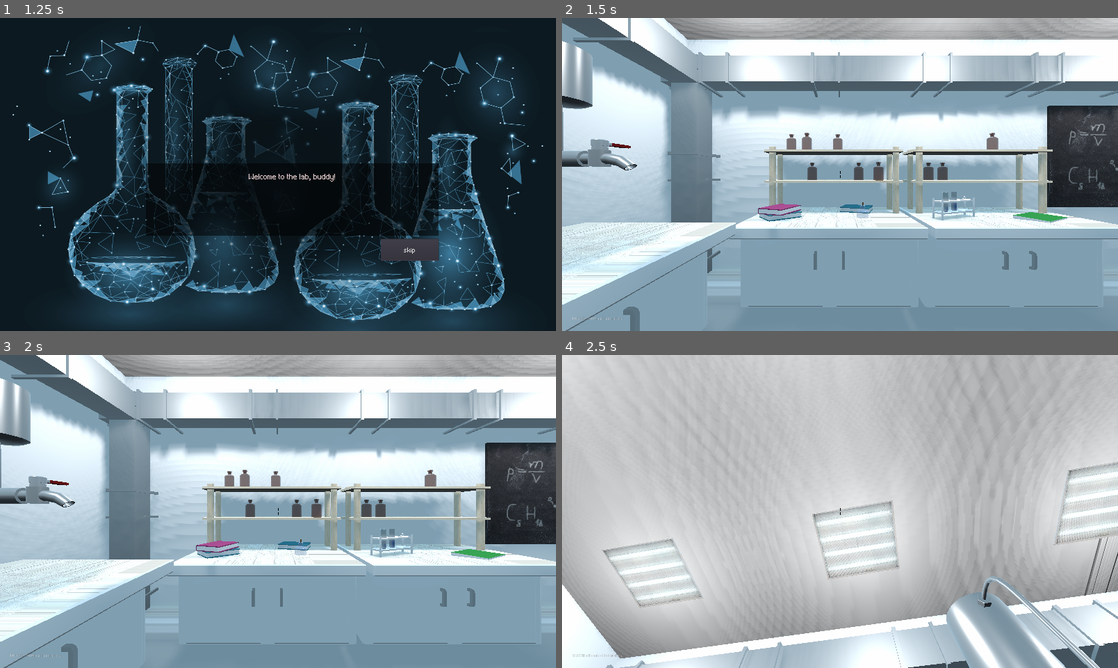
Above: before the commit, frames 1-4 (two rows, left to right).
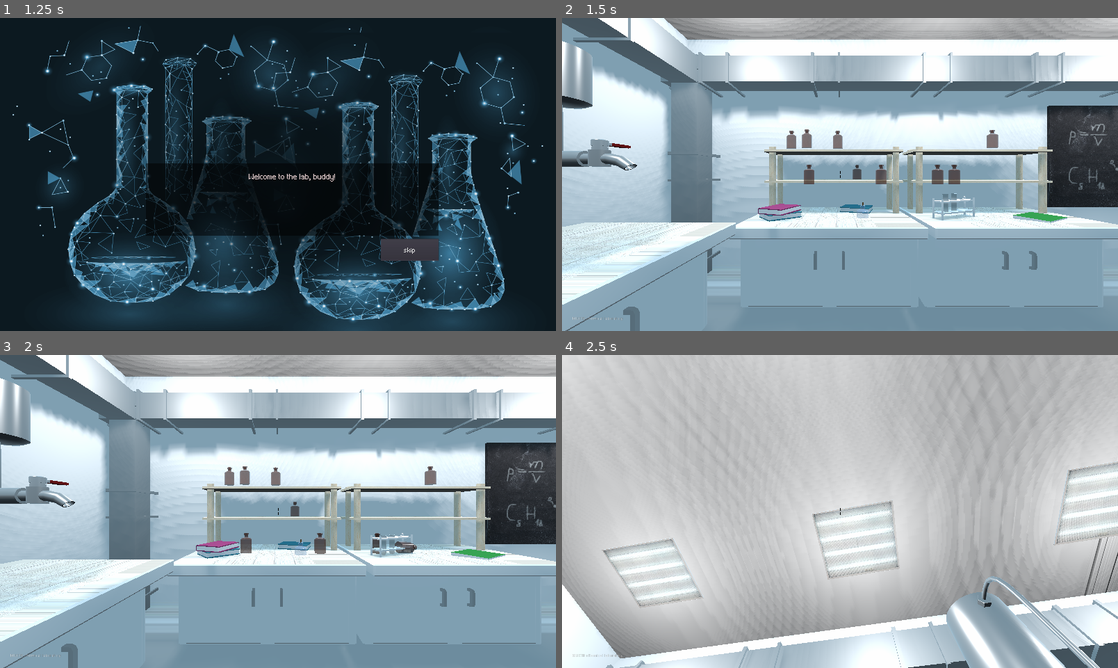
Above: after the commit, the same moments.

Repository: AlinaRinn/ChemLab
Game: Godot game, scene res://scenes/main/main_menu.tscn
Two runs of this game, one before a commit and one after it. Both use one fixed random seed, a clock stepped at 60 frames per second and the inputs below.
Inputs (mouse positions are in pixels of both pictures, inside the frame that each line leads up to):
- Up to frame 1 (1.25 s): click "Лаборатория 1" at 0.5 s
- Up to frame 2 (1.5 s): click "skip" at 1.25 s
- Up to frame 3 (2 s): no input
- Up to frame 4 (2.5 s): move the mouse to (867, 511) at 2.02 s

Frame 1 is identical in both runs. In frame 2, 0.7% of the frame differs, in the area x 40-79%, y 35-62%; in frame 3, 1.0%, in the area x 40-79%, y 35-64%; in frame 4, nothing differs.
Error after the commit: Invalid set index 'visible' (on base: 'null instance') with value of type 'bool'. (res://scripts/objects/interactive/tube.gd:45)

Commit message:
Added physics to tube and bottle

Diff:
--- a/objects/interactive/bottle.tscn
+++ b/objects/interactive/bottle.tscn
@@ -8,23 +8,23 @@
 [sub_resource type="BoxShape" id=1]
 extents = Vector3( 0.162647, 0.208818, 0.165549 )
 
-[node name="bottle" type="Spatial"]
+[node name="bottle" type="RigidBody"]
+gravity_scale = 0.8
 script = ExtResource( 2 )
 
-[node name="StaticBody" type="StaticBody" parent="."]
-
-[node name="CollisionShape" type="CollisionShape" parent="StaticBody"]
+[node name="CollisionShape" type="CollisionShape" parent="."]
 transform = Transform( 1, 0, 0, 0, 1.24926, 0, 0, 0, 1, 0.0165066, 0.255275, 0.0303024 )
 shape = SubResource( 1 )
 
-[node name="MeshInstance" type="MeshInstance" parent="StaticBody/CollisionShape"]
+[node name="MeshInstance" type="MeshInstance" parent="CollisionShape"]
 transform = Transform( 1, 0, 0, 0, 0.800474, 0, 0, 0, 1, -3.57195, -3.37086, 4.00961 )
 mesh = ExtResource( 1 )
-skeleton = NodePath("../../..")
+skeleton = NodePath("")
 material/0 = ExtResource( 3 )
 
 [node name="interaction" parent="." instance=ExtResource( 4 )]
 transform = Transform( 0.172918, 0, 0, 0, 0.325296, 0, 0, 0, 0.165751, 0.0177526, 0.272175, 0.0295882 )
+visible = false
 label = "Бутылка"
 right_click_action = "take"
 right_click_label = "Взять"
--- a/objects/interactive/tube.tscn
+++ b/objects/interactive/tube.tscn
@@ -7,7 +7,7 @@
 [ext_resource path="res://objects/elements/water.tscn" type="PackedScene" id=5]
 
 [sub_resource type="BoxShape" id=1]
-extents = Vector3( 0.111432, 0.28669, 0.105521 )
+extents = Vector3( 0.138315, 0.28669, 0.131997 )
 
 [sub_resource type="Animation" id=3]
 resource_name = "drug"
@@ -19,43 +19,40 @@
 tracks/0/enabled = true
 tracks/0/keys = PoolRealArray( 0, 1, 0, 0, 0, 0, 0, 0, 1, 1, 1, 1, 1, 1, 0, 0.300043, 0, 0, 0, 0, 1, 1, 1, 1 )
 
-[node name="tube" type="Spatial"]
-transform = Transform( 1, 0, 0, 0, 1, 0, 0, 0, 1, 0, 0.0807306, 0 )
+[node name="tube" type="RigidBody"]
 script = ExtResource( 4 )
 
-[node name="StaticBody" type="StaticBody" parent="."]
-
-[node name="CollisionShape" type="CollisionShape" parent="StaticBody"]
-transform = Transform( 1, 0, 0, 0, 1, 0, 0, 0, 1, 0, 0.104731, -0.00997448 )
+[node name="CollisionShape" type="CollisionShape" parent="."]
+transform = Transform( 1, 0, 0, 0, 1, 0, 0, 0, 1, 0, 0.185462, -0.00997448 )
 shape = SubResource( 1 )
 
-[node name="MeshInstance" type="MeshInstance" parent="StaticBody/CollisionShape"]
+[node name="MeshInstance" type="MeshInstance" parent="CollisionShape"]
 transform = Transform( 1, 0, 0, 0, 1, 0, 0, 0, 1, -3.11479, -3.49645, 3.19363 )
 mesh = ExtResource( 1 )
 material/0 = ExtResource( 2 )
 
-[node name="element_1" parent="StaticBody/CollisionShape/MeshInstance" instance=ExtResource( 5 )]
+[node name="element_1" parent="CollisionShape/MeshInstance" instance=ExtResource( 5 )]
 transform = Transform( 1, 0, 0, 0, 1, 0, 0, 0, 1, 3.12313, 3.30867, -3.19543 )
 visible = false
 
-[node name="element_2" parent="StaticBody/CollisionShape/MeshInstance" instance=ExtResource( 5 )]
+[node name="element_2" parent="CollisionShape/MeshInstance" instance=ExtResource( 5 )]
 transform = Transform( 1, 0, 0, 0, 1, 0, 0, 0, 1, 3.12313, 3.40021, -3.19543 )
 visible = false
 
-[node name="element_3" parent="StaticBody/CollisionShape/MeshInstance" instance=ExtResource( 5 )]
+[node name="element_3" parent="CollisionShape/MeshInstance" instance=ExtResource( 5 )]
 transform = Transform( 1, 0, 0, 0, 1, 0, 0, 0, 1, 3.12313, 3.49199, -3.19543 )
 visible = false
 
-[node name="element_4" parent="StaticBody/CollisionShape/MeshInstance" instance=ExtResource( 5 )]
+[node name="element_4" parent="CollisionShape/MeshInstance" instance=ExtResource( 5 )]
 transform = Transform( 1, 0, 0, 0, 1, 0, 0, 0, 1, 3.12313, 3.58267, -3.19543 )
 visible = false
 
-[node name="element_5" parent="StaticBody/CollisionShape/MeshInstance" instance=ExtResource( 5 )]
+[node name="element_5" parent="CollisionShape/MeshInstance" instance=ExtResource( 5 )]
 transform = Transform( 1, 0, 0, 0, 1, 0, 0, 0, 1, 3.12313, 3.67419, -3.19543 )
 visible = false
 
 [node name="interaction" parent="." instance=ExtResource( 3 )]
-transform = Transform( 0.0842691, 0, 0, 0, 0.325166, 0, 0, 0, 0.0835238, 0.00632, 0.0921887, -0.00947995 )
+transform = Transform( 0.0842691, 0, 0, 0, 0.325166, 0, 0, 0, 0.0835238, 0.00632, 0.172919, -0.00947995 )
 visible = false
 label = "Пробирка"
 left_click_action = "drug"
--- a/scripts/objects/interactive/tube.gd
+++ b/scripts/objects/interactive/tube.gd
@@ -1,11 +1,11 @@
 extends Spatial
 
-onready var el = $StaticBody/CollisionShape/MeshInstance
+onready var el = $CollisionShape/MeshInstance
 
 var elements_tube = null
+var amount_liquid = 0
 var opened = false
 var id = "tube"
-var amount_liquid = 0
 
 export var level_1 = ""
 export var level_2 = ""
